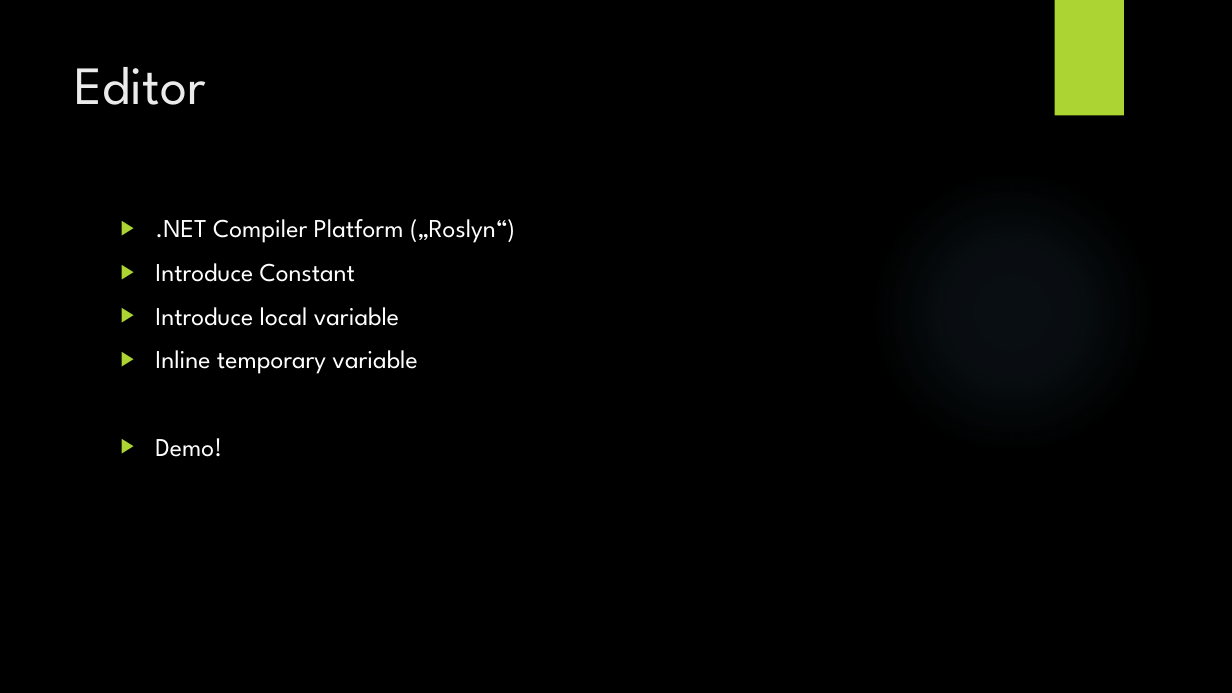
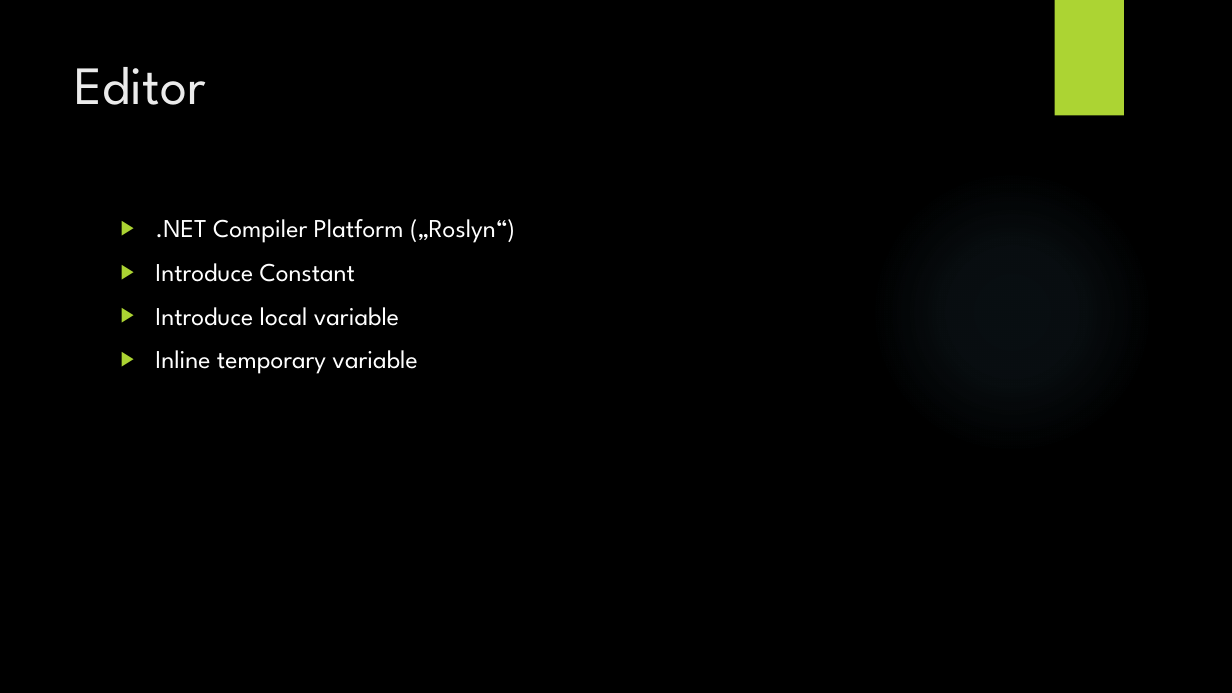
Before and after one commit to andreireinus/vs2015-eneta, a slide deck: slide 5 of vs2015.pptx (slide 2 before the commit). Drawn at 1232x693 pixels with LibreOffice and Linux fonts; fonts in the diff are those of the drawing; background and template pictures are left out. Boxes give left, top, right and bottom in pixels: in the first picture for what was removed or moved away, otherwise in the second. Text is boxed around its words. In the diff, an @@ line names an element or a change of style, - is before the commit and + after.

```diff
--- a/vs2015.pptx
+++ b/vs2015.pptx
@@ text at [155, 438, 222, 457]: paragraph removed @@
-▶ Demo!
```
Also in this commit, not shown: 2 other slides changed, 4 slides added, 1 other file.
